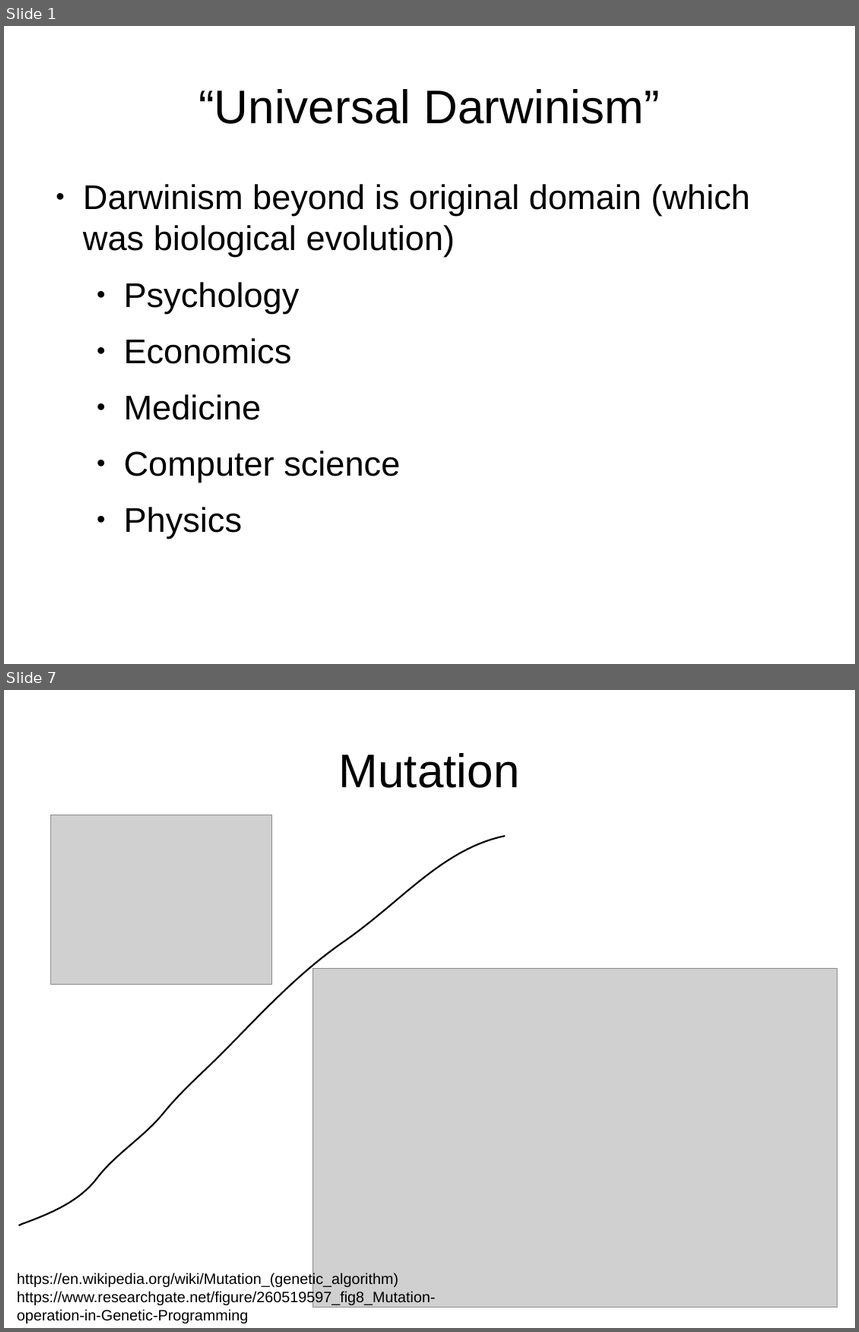
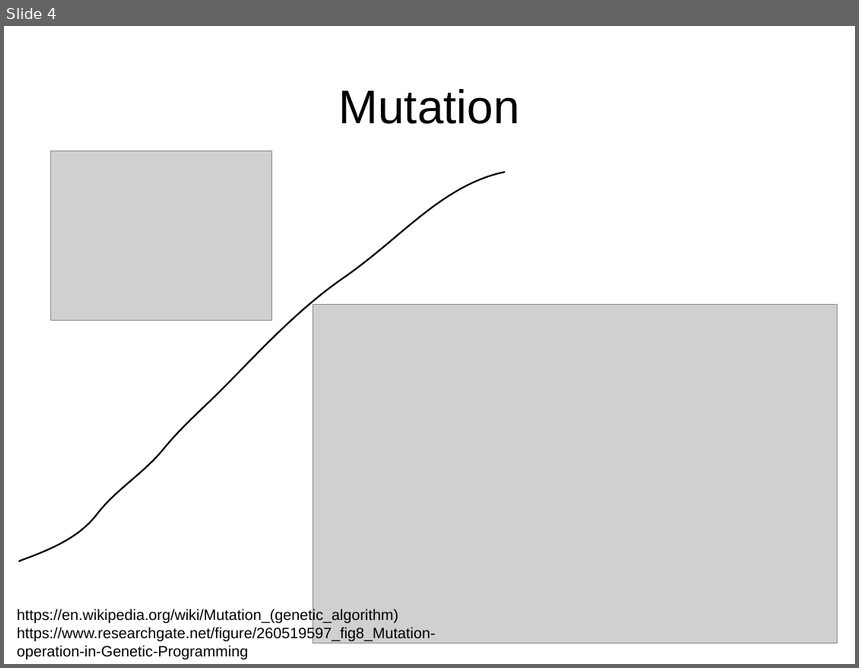
Before and after one commit to trevisanj/pinga, a slide deck: slides.odp. Shown one above the other, each under a label of ours: slides 1 and 7 before the commit, slide 4 after it; the slides between them are not shown. The pictures are 859x1332 and 859x668 pixels, drawn with LibreOffice and Linux fonts; fonts in the diff are those of the drawing; grey boxes stand for pictures. Boxes give left, top, right and bottom in pixels: in the first picture for what was removed or moved away, otherwise in the second. Text is boxed around its words. In the diff, an @@ line names an element or a change of style, - is before the commit and + after.

```diff
--- a/slides.odp
+++ b/slides.odp
@@ slide 1 removed at <box>4,26,855,664</box>, background #FFFFFF @@
@@ title removed at <box>199,89,660,124</box> @@
-“Universal Darwinism”
@@ text removed at <box>83,184,750,539</box> @@
-● Darwinism beyond is original domain (which was biological evolution)
-● Psychology
-● Economics
-● Medicine
-● Computer science
-● Physics
@@ what was slide 7 is now slide 4 @@
```
Also in this commit, not shown: 5 slides changed, 4 slides added, 3 other slides removed, 1 other file.
